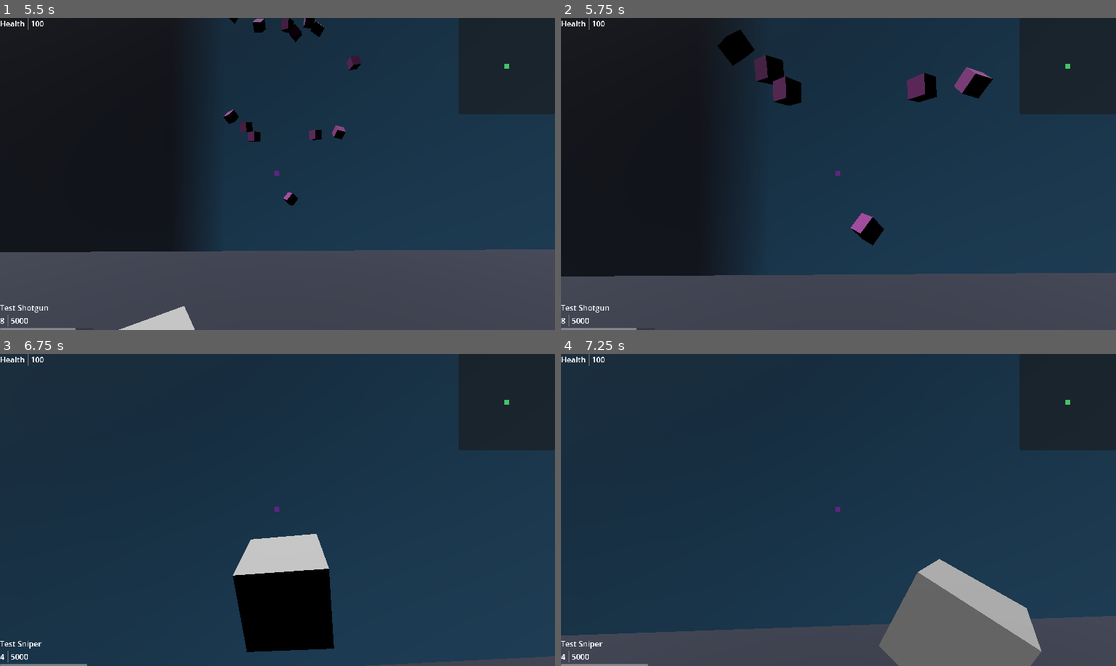
Above: before the commit, frames 1-4 (two rows, left to right).
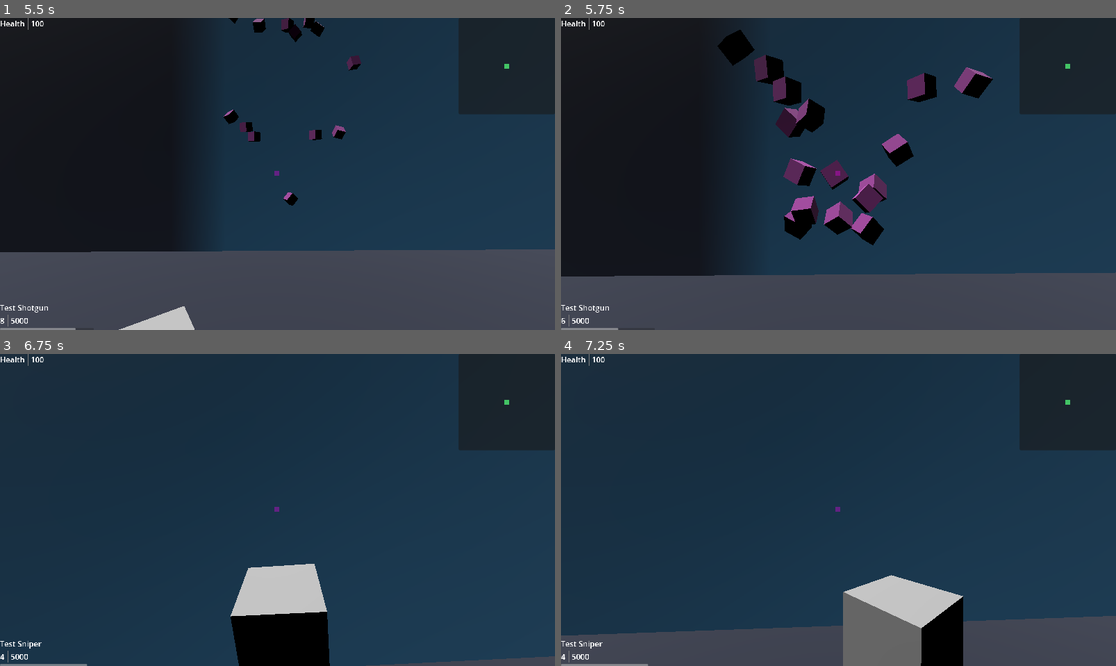
Above: after the commit, the same moments.

Repository: mabanana/FPS-Project-A
Game: Godot game, scene res://test_scene.tscn
The game is run twice, just before and just after one commit, with the same random seed, the same clock (stepped at 60 frames per second) and the same inputs. The engine's default icon, where the game draws it, is replaced by a stand-in: a white triangle on a blue panel in a dark square.
Inputs (mouse positions are in pixels of both pictures, inside the frame that each line leads up to):
- Up to frame 1 (5.5 s): tap Enter (ui_accept) at 0.5, 0.77, 1.52, 3.02, 3.77, 4.52 s; move the mouse to (305, 174) at 0.52 s; hold Q (drop_equip) 0.53-1.28 s; hold Up (ui_up) from 0.53 s (still down); move the mouse to (249, 174) at 1.27 s; tap E (interact) at 1.35, 4.35 s; move the mouse to (288, 167) at 2.02 s; press the mouse at (288, 167) at 2.03 s; move the mouse to (271, 180) at 2.77 s; release the mouse at (271, 180) at 2.78 s; right-click (271, 180) at 2.85 s; move the mouse to (316, 177) at 3.52 s; hold Q (drop_equip) 3.53-4.28 s; tap R (reload) at 4.15 s; move the mouse to (233, 170) at 4.27 s; move the mouse to (283, 174) at 5.02 s; press the mouse at (283, 174) at 5.03 s
- Up to frame 2 (5.75 s): keep holding Up (ui_up)
- Up to frame 3 (6.75 s): move the mouse to (255, 503) at 5.77 s; release Up (ui_up) at 5.78 s; release the mouse at (255, 503) at 5.78 s; hold Right (ui_right) 5.78-6.53 s; right-click (255, 503) at 5.85 s; tap Enter (ui_accept) at 6.02 s; move the mouse to (305, 510) at 6.52 s; hold Up (ui_up) from 6.53 s (still down); hold Q (drop_equip) from 6.53 s (still down)
- Up to frame 4 (7.25 s): keep holding Up (ui_up); keep holding Q (drop_equip); tap Enter (ui_accept) at 6.77 s

Frame 1 is identical in both runs. In frame 2, 3.2% of the frame differs, in the area x 0-64%, y 25-100%; in frame 3, 4.9%; in frame 4, 8.4%, in the area x 50-87%, y 65-100%.

Commit message:
Update GunMetadataModel

Diff:
--- a/models/gun.gd
+++ b/models/gun.gd
@@ -1,27 +1,20 @@
 class_name GunModel
 
-enum GunType {
-	TEST_GUN_A,
-	TEST_GUN_B,
-	TEST_GUN_C,
-	TEST_GUN_D
-}
-
 var id: int
-var type: GunType
+var type: GunMetadataModel.GunType
 var mag_curr: int
 
-func _init(id: int, type: GunType, mag_curr: int) -> void:
+func _init(id: int, type: GunMetadataModel.GunType, mag_curr: int) -> void:
 	self.id = id
 	self.type = type
 	self.mag_curr = mag_curr
 
-static func new_with_full_ammo(id: int, type: GunType) -> GunModel:
-	return GunModel.new(id, type, GunMetadataModel.from(type).mag_size)
+static func new_with_full_ammo(id: int, type: GunMetadataModel.GunType) -> GunModel:
+	return GunModel.new(id, type, GunMetadataModel.gun_metadata_map[type].mag_size)
 
 var metadata: GunMetadataModel:
 	get:
-		return GunMetadataModel.from(type)
+		return GunMetadataModel.gun_metadata_map[type]
 
 func _to_string():
 	return metadata.name
--- a/models/gun_metadata.gd
+++ b/models/gun_metadata.gd
@@ -1,4 +1,11 @@
 class_name GunMetadataModel
+
+enum GunType {
+	TEST_GUN_A,
+	TEST_GUN_B,
+	TEST_GUN_C,
+	TEST_GUN_D
+}
 
 var name: String
 var damage_floor: int
@@ -12,49 +19,64 @@
 var ammo_per_shot: int
 var zoom: float
 
-# NOTE: Store these as immutable singletons to improve performance
-# When adding a new gun, update GunMetadataModel.from() and GunModel.GunType
-static var TEST_GUN_A := GunMetadataModel.new("Test SMG", 3, 50, 12, 1, 75, 100, 3, 1, 1, 2)
-static var TEST_GUN_B := GunMetadataModel.new("Test 2-Shot Pistol", 70, 200, 2, 5, 90, 12, 2, 2, 2, 1.5)
-static var TEST_GUN_C := GunMetadataModel.new("Test Shotgun", 3, 10, 1, 2, 60, 10, 5, 10, 2, 1.5)
-static var TEST_GUN_D := GunMetadataModel.new("Test Sniper", 150, 200, 1.5, 3, 95, 4, 5, 1, 2, 4)
+static var gun_metadata_map := {}
 
+static func init_gun_metadata_map():
+	for i in range(GunType.size()):
+		var gun_type = i as GunType
+		gun_metadata_map[gun_type] = GunMetadataModel.new(gun_type)
 
 func _init(
-	name: String,
-	damage_floor: int,
-	damage_ceiling: int,
-	fire_rate: float,
-	reload_time: float,
-	accuracy: float,
-	mag_size: int,
-	mass: float,
-	pellet_count: int,
-	ammo_per_shot: int,
-	zoom: float
+	gun_type: GunType
 ) -> void:
-	self.name = name
-	self.damage_floor = damage_floor
-	self.damage_ceiling = damage_ceiling
-	self.fire_rate = fire_rate
-	self.reload_time = reload_time
-	self.accuracy = accuracy
-	self.mag_size = mag_size
-	self.mass = mass
-	self.pellet_count = pellet_count
-	self.ammo_per_shot = ammo_per_shot if ammo_per_shot else pellet_count
-	self.zoom = zoom
-
-static func from(gun_type: GunModel.GunType) -> GunMetadataModel:
 	match gun_type:
-		GunModel.GunType.TEST_GUN_A:
-			return TEST_GUN_A
-		GunModel.GunType.TEST_GUN_B:
-			return TEST_GUN_B
-		GunModel.GunType.TEST_GUN_C:
-			return TEST_GUN_C
-		GunModel.GunType.TEST_GUN_D:
-			return TEST_GUN_D
+		GunType.TEST_GUN_A:
+			self.name = "Test SMG"
+			self.damage_floor = 3
+			self.damage_ceiling = 50
+			self.fire_rate = 12
+			self.reload_time = 1
+			self.accuracy = 75
+			self.mag_size = 100
+			self.mass = 3
+			self.pellet_count = 1
+			self.ammo_per_shot = 1
+			self.zoom = 2
+		GunType.TEST_GUN_B:
+			self.name = "Test 2-Shot Pistol"
+			self.damage_floor = 70
+			self.damage_ceiling = 200
+			self.fire_rate = 2
+			self.reload_time = 5
+			self.accuracy = 90
+			self.mag_size = 12
+			self.mass = 2
+			self.pellet_count = 2
+			self.ammo_per_shot = 2
+			self.zoom = 1.5
+		GunType.TEST_GUN_C:
+			self.name = "Test Shotgun"
+			self.damage_floor = 10
+			self.damage_ceiling = 30
+			self.fire_rate = 1.5
+			self.reload_time = 2
+			self.accuracy = 60
+			self.mag_size = 10
+			self.mass = 5
+			self.pellet_count = 10
+			self.ammo_per_shot = 2
+			self.zoom = 1.5
+		GunType.TEST_GUN_D:
+			self.name = "Test Sniper"
+			self.damage_floor = 150
+			self.damage_ceiling = 200
+			self.fire_rate = 1.5
+			self.reload_time = 3
+			self.accuracy = 95
+			self.mag_size = 4
+			self.mass = 5
+			self.pellet_count = 1
+			self.ammo_per_shot = 2
+			self.zoom = 4
 		_:
 			assert(false, "Unknown GunType")
-			return null
--- a/test_scene.gd
+++ b/test_scene.gd
@@ -17,6 +17,8 @@
 var pos_update_cd: int
 
 func _ready() -> void:
+	# Load all gun metadata
+	GunMetadataModel.init_gun_metadata_map()
 	# Instantiate core
 	core = CoreModel.new()
 	# Add bindings to all relevant observers
@@ -35,10 +37,10 @@
 # Temporary function that initializes the hard coded nodes into test scene.
 func initialize_test_scene_map() -> void:
 	# Initialize Inventory Model
-	core.inventory.guns.append(GunModel.new_with_full_ammo(1, GunModel.GunType.TEST_GUN_A))
-	core.inventory.guns.append(GunModel.new_with_full_ammo(1, GunModel.GunType.TEST_GUN_B))
-	core.inventory.guns.append(GunModel.new_with_full_ammo(1, GunModel.GunType.TEST_GUN_C))
-	core.inventory.guns.append(GunModel.new_with_full_ammo(1, GunModel.GunType.TEST_GUN_D))
+	core.inventory.guns.append(GunModel.new_with_full_ammo(1, GunMetadataModel.GunType.TEST_GUN_A))
+	core.inventory.guns.append(GunModel.new_with_full_ammo(1, GunMetadataModel.GunType.TEST_GUN_B))
+	core.inventory.guns.append(GunModel.new_with_full_ammo(1, GunMetadataModel.GunType.TEST_GUN_C))
+	core.inventory.guns.append(GunModel.new_with_full_ammo(1, GunMetadataModel.GunType.TEST_GUN_D))
 	# Initialize Map Model
 	for child in scene_entities.get_children():
 		child.id = core.services.generate_id()
@@ -52,6 +54,7 @@
 		core.map.entities[child.id] = EntityModel.new(child.name, child.position, child.rotation, type)
 		entity_hash[child.id] = child
 
+# TODO:  Create countdown class for consistent countdown functionality
 func _process(delta):
 	pos_update_cd -= UNIT * delta
 	if pos_update_cd <= 0:
